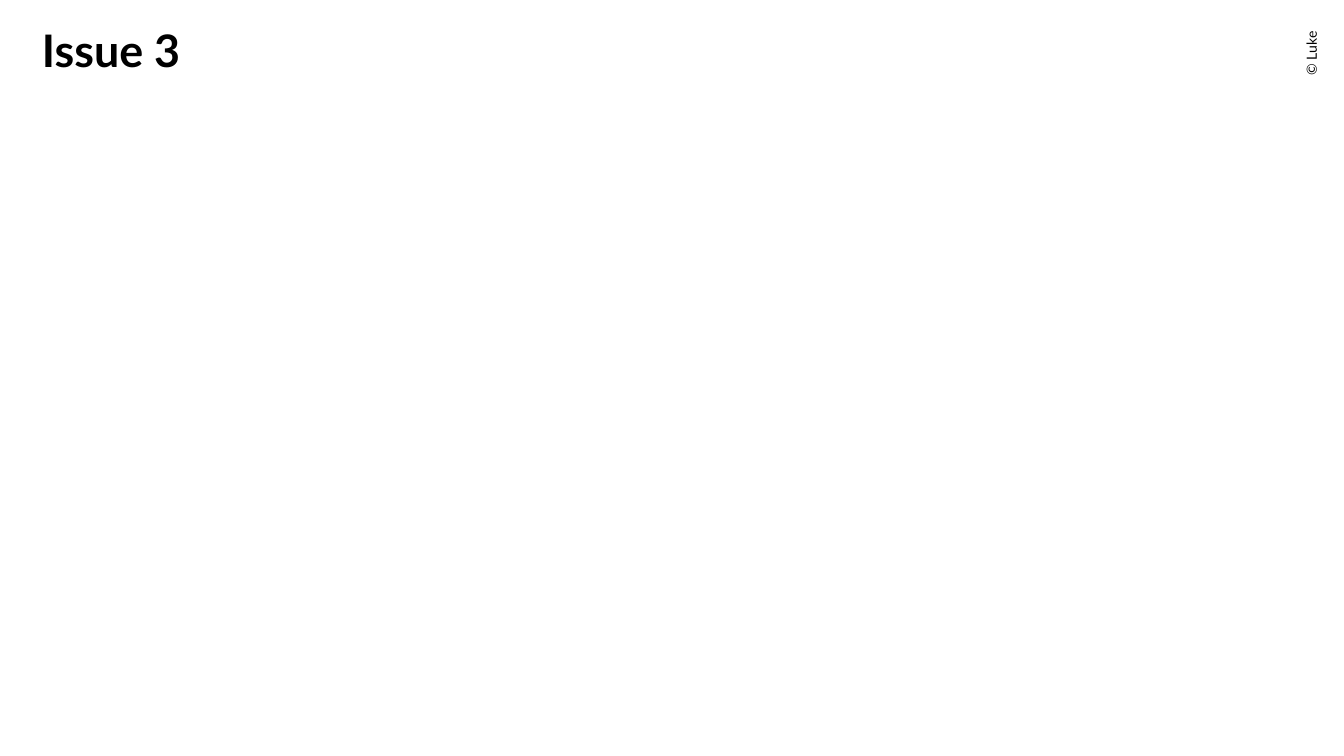
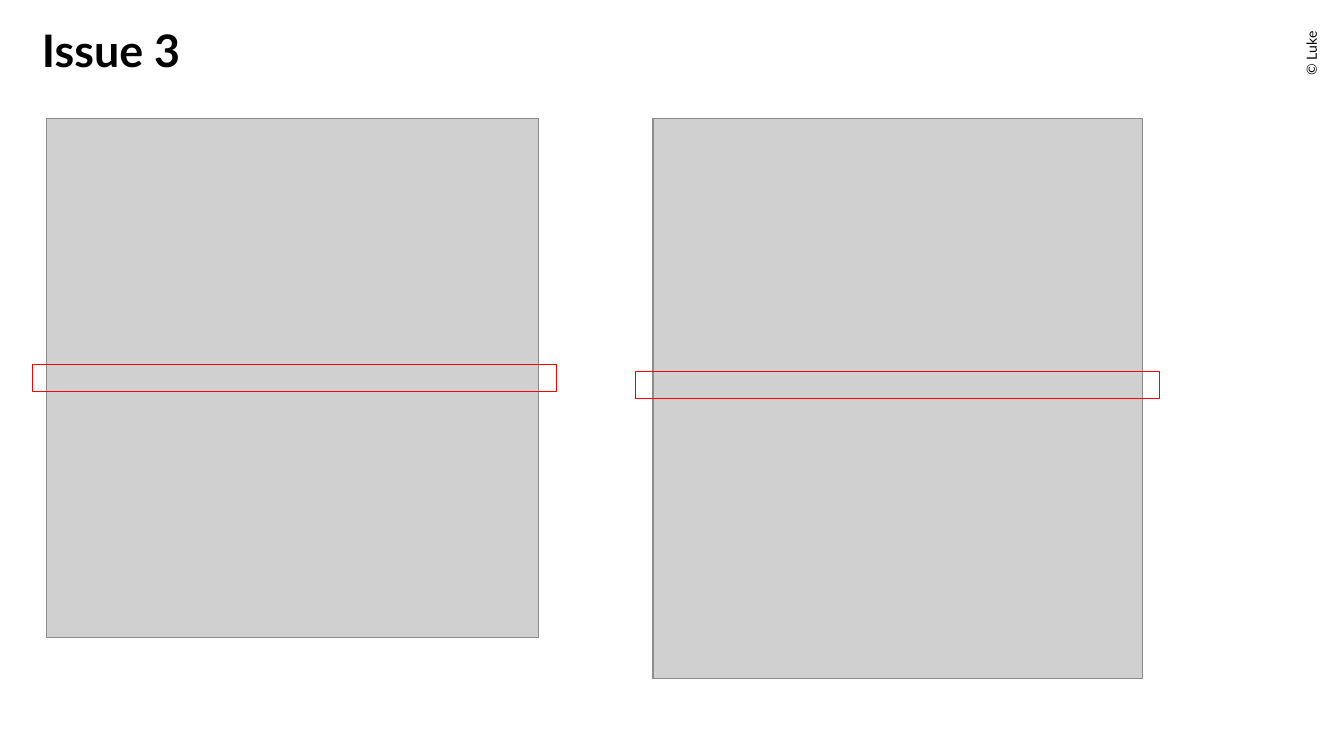
Before and after one commit to PerttuR/FIN-FDI-data-call, a slide deck: slide 4 of presentations/progress_27-05-2025.pptx. Drawn at 1344x756 pixels with LibreOffice and Linux fonts; fonts in the diff are those of the drawing; grey boxes stand for pictures; background and template pictures are left out. Boxes give left, top, right and bottom in pixels: in the first picture for what was removed or moved away, otherwise in the second. Text is boxed around its words. In the diff, an @@ line names an element or a change of style, - is before the commit and + after.

Commit message:
new script for 2025 issues update issues pptx

```diff
--- a/presentations/progress_27-05-2025.pptx
+++ b/presentations/progress_27-05-2025.pptx
@@ picture added at (47,118,539,638) @@
@@ picture added at (653,118,1142,679) @@
@@ rectangle added at (32,365,557,391), outline #FF0000 0.5 pt @@
@@ rectangle added at (636,372,1160,398), outline #FF0000 0.5 pt @@
```
Also in this commit, not shown: 5 slides added, 1 other file.
